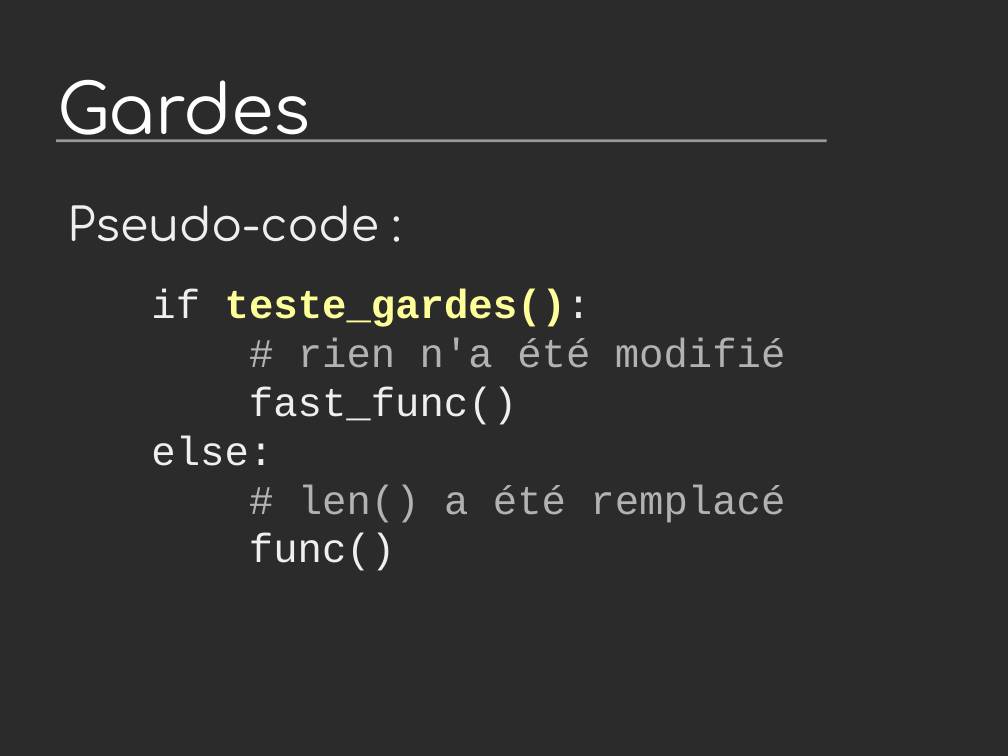
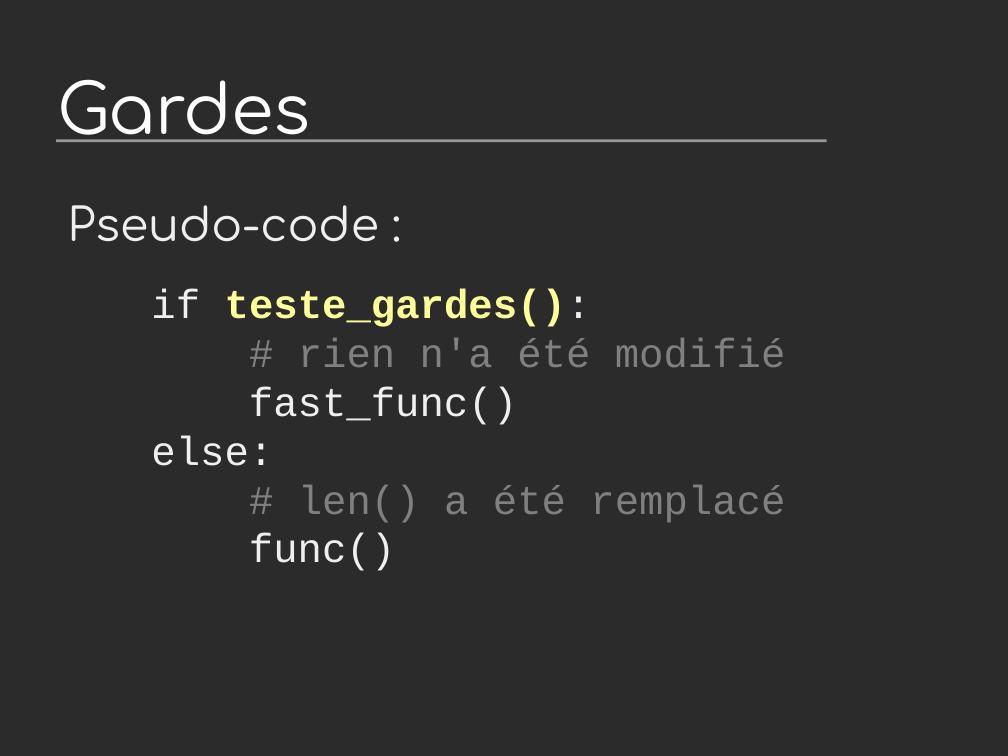
Before and after one commit to vstinner/talks, a slide deck: slide 8 of 2015-dev-var-Toulon/fat_python.odp (slide 7 before the commit). Drawn at 1008x756 pixels with LibreOffice and Linux fonts; fonts in the diff are those of the drawing; background and template pictures are left out; a plain dark background stands for a picture behind light text. Boxes give left, top, right and bottom in pixels: in the first picture for what was removed or moved away, otherwise in the second. Text is boxed around its words. In the diff, an @@ line names an element or a change of style, - is before the commit and + after.

```diff
--- a/2015-dev-var-Toulon/fat_python.odp
+++ b/2015-dev-var-Toulon/fat_python.odp
@@ text "if teste_gardes(): # rien n'a ..." at [151, 289, 786, 571]: text colour #B2B2B2 to #808080 in "# rien n'a été modifié # len() ..." @@
```
Also in this commit, not shown: 6 other slides changed, 4 slides added, 1 other file.
